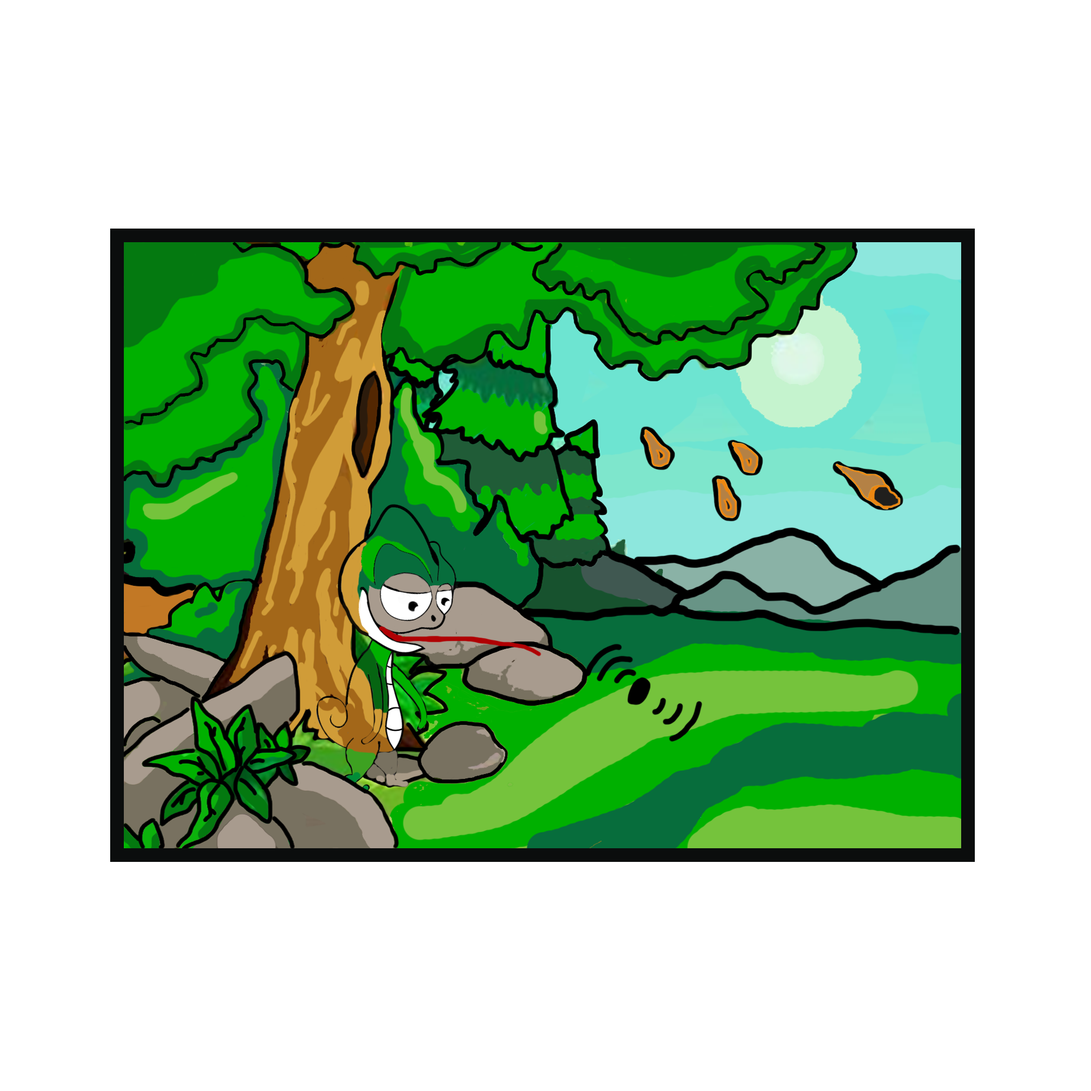
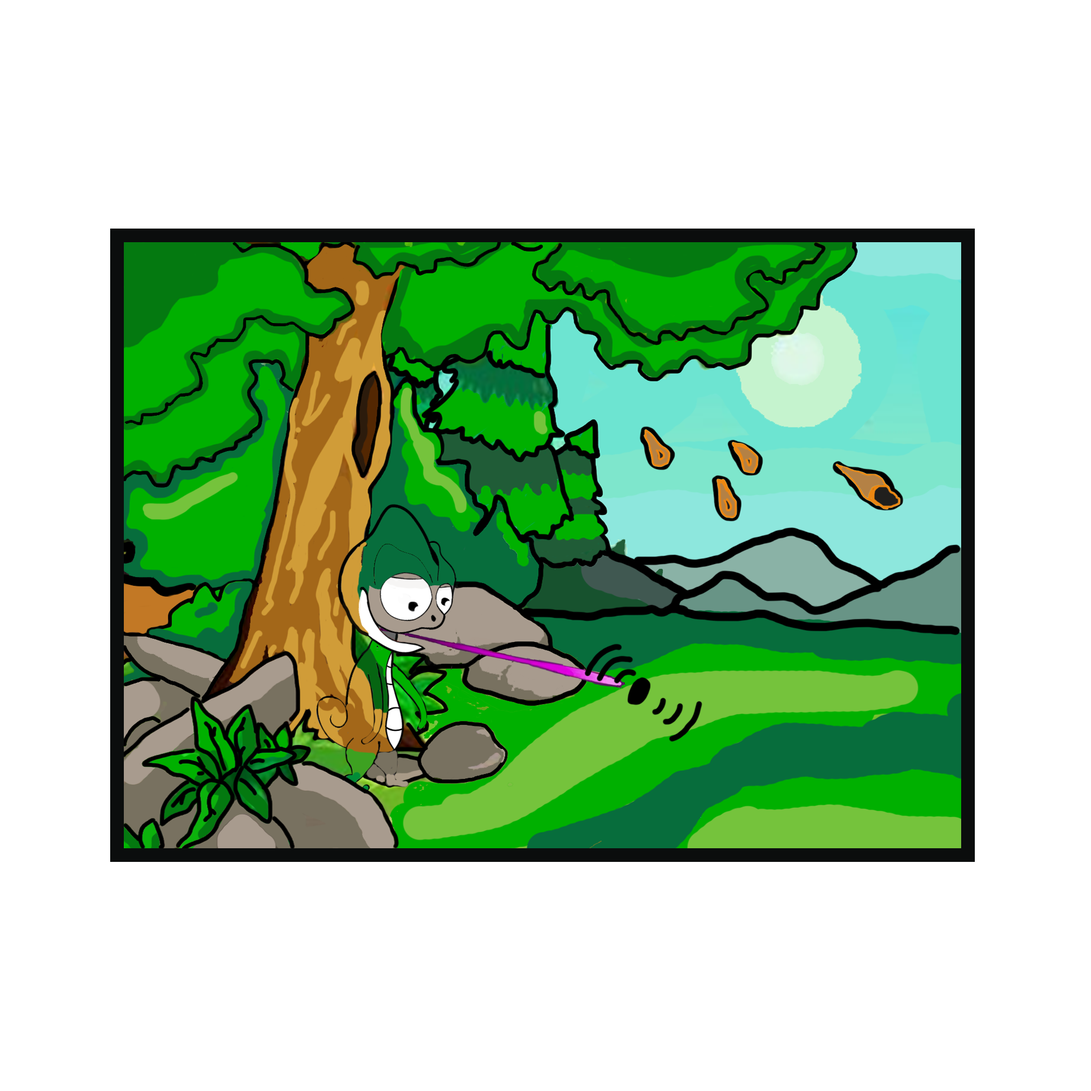
Layer changes from the first w=1091, h=1091 image to the second:
painted on "ninaD" over [383, 573, 452, 604]
painted on "Capa 7" over [377, 623, 542, 658]
painted on "cap" over [360, 535, 437, 586]
painted on "parpE" over [382, 564, 432, 595]
added layer "Capa 9" in group "Cap" over [376, 623, 630, 694]
painted on "parpD" over [437, 583, 457, 593]
